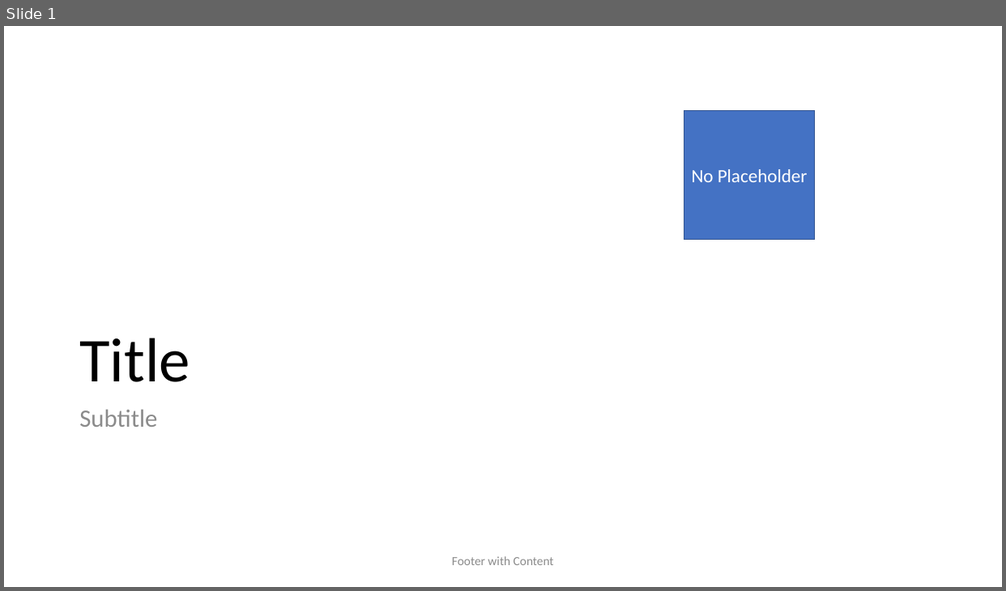
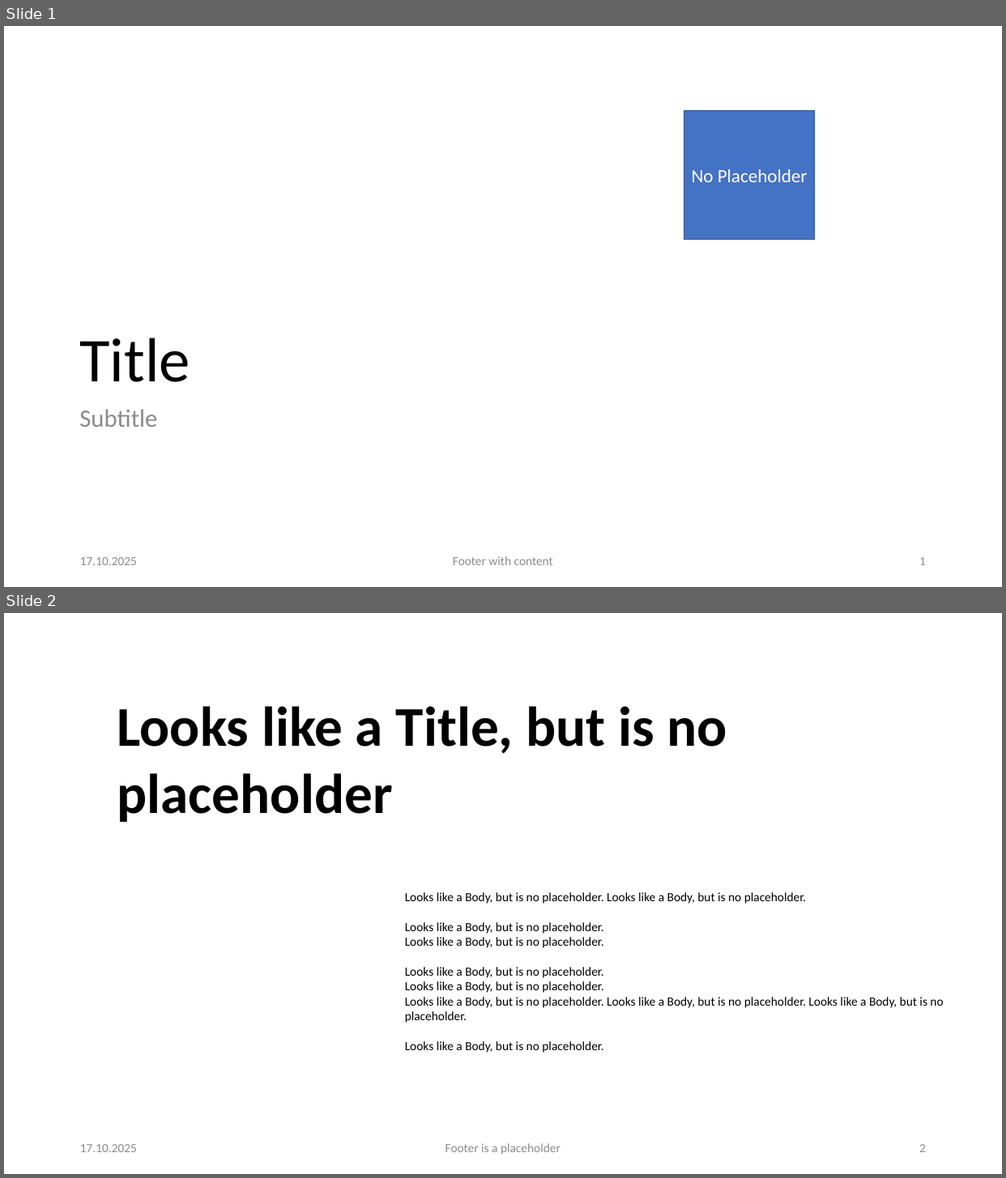
Before and after one commit to singerla/pptx-automizer, a slide deck: __tests__/pptx-templates/EmptySlidePlaceholders.pptx. Shown one above the other, each under a label of ours: slide 1 before the commit, slides 1 and 2 after it. The pictures are 1006x591 and 1006x1178 pixels, drawn with LibreOffice and Linux fonts; fonts in the diff are those of the drawing. Boxes give left, top, right and bottom in pixels: in the first picture for what was removed or moved away, otherwise in the second. Text is boxed around its words. In the diff, an @@ line names an element or a change of style, - is before the commit and + after.

Commit message:
refactor(master): enhanced placeholder matching for layout merge mode; allow multi modifyElement calls

```diff
--- a/__tests__/pptx-templates/EmptySlidePlaceholders.pptx
+++ b/__tests__/pptx-templates/EmptySlidePlaceholders.pptx
@@ slide 2 added at <box>4,613,1002,1174</box>, background #FFFFFF @@
@@ text added at <box>117,706,727,822</box>, 54 pt, text #000000, bold @@
+Looks like a Title, but is no placeholder
@@ text added at <box>405,892,943,1053</box>, 12 pt, text #000000 @@
+Looks like a Body, but is no placeholder. Looks like a Body, but is no placeholder.
+Looks like a Body, but is no placeholder.
+Looks like a Body, but is no placeholder.
+Looks like a Body, but is no placeholder.
+Looks like a Body, but is no placeholder.
+Looks like a Body, but is no placeholder. Looks like a Body, but is no placeholder. Looks like a Body, but is no placeholder.
+Looks like a Body, but is no placeholder.
@@ text added at <box>80,1144,137,1152</box>, 12 pt, text #8C8C8C @@
+17.10.2025
@@ text added at <box>445,1144,560,1155</box>, 12 pt, text #8C8C8C @@
+Footer is a placeholder
@@ page number added at <box>919,1144,926,1152</box>, 12 pt, text #8C8C8C @@
+2
@@ slide 1 changed as well @@
@@ text added at <box>80,557,137,565</box>, 12 pt, text #8C8C8C @@
+17.10.2025
@@ text at <box>453,557,553,565</box>: text changed @@
-Footer with Content
+Footer with content
@@ page number added at <box>919,557,926,565</box>, 12 pt, text #8C8C8C @@
+1
```
Also in this commit, not shown: 1 other slide added, 1 slide removed, 15 other files.
